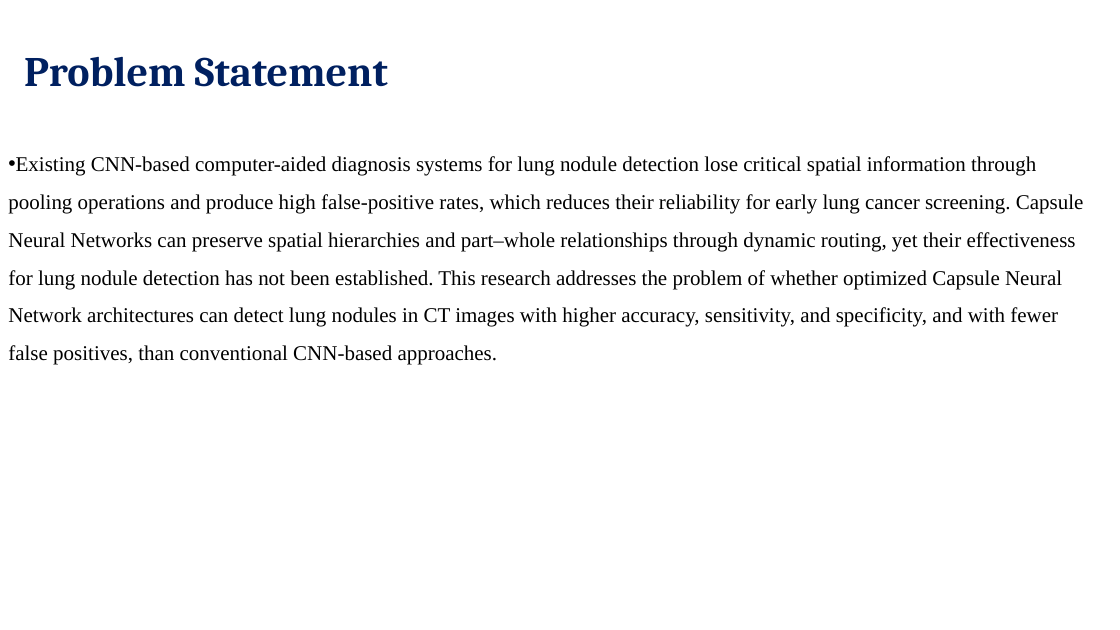
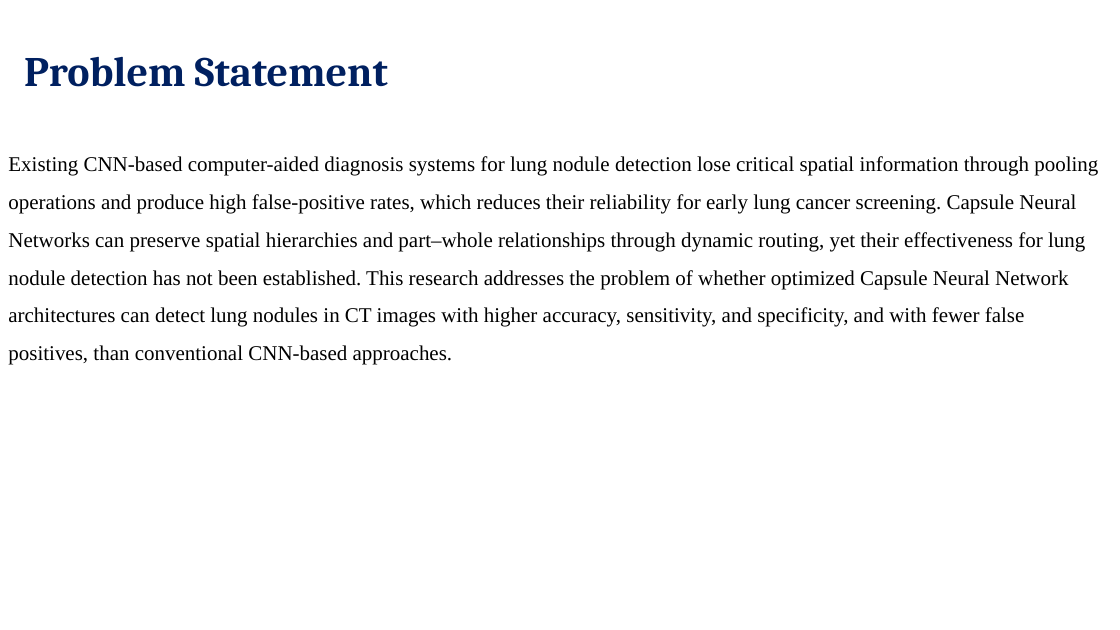
Before and after one commit to Azzy123-art/public1, a slide deck: slide 7 of Early_Detection_Lung_Cancer_CapsNet_modified.pptx. Drawn at 1120x630 pixels with LibreOffice and Linux fonts; fonts in the diff are those of the drawing. Boxes give left, top, right and bottom in pixels: in the first picture for what was removed or moved away, otherwise in the second. Text is boxed around its words. In the diff, an @@ line names an element or a change of style, - is before the commit and + after.

```diff
--- a/Early_Detection_Lung_Cancer_CapsNet_modified.pptx
+++ b/Early_Detection_Lung_Cancer_CapsNet_modified.pptx
@@ text "Existing CNN-based computer-aided diagnosis systems ..." at (8, 156, 1098, 365): bullet • to none @@
```
Also in this commit, not shown: 2 other slides changed, 1 other file.
